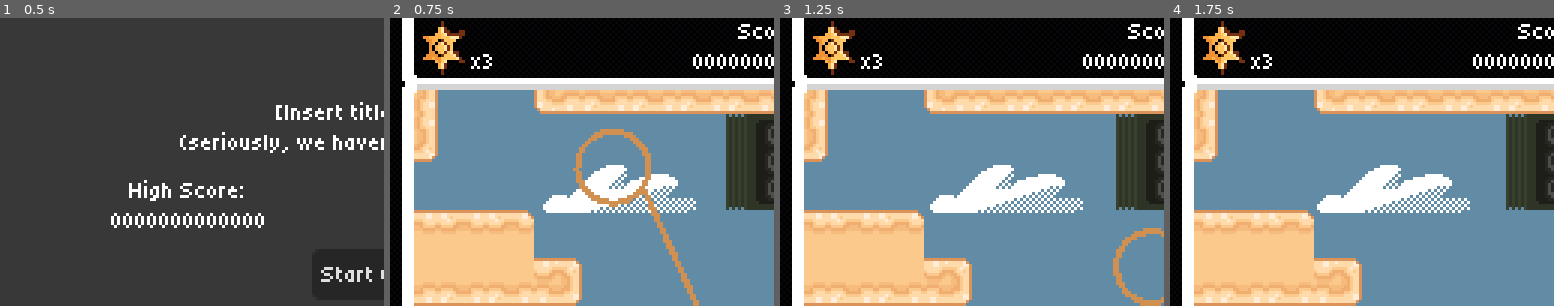
Above: before the commit, frames 1-4 (left to right).
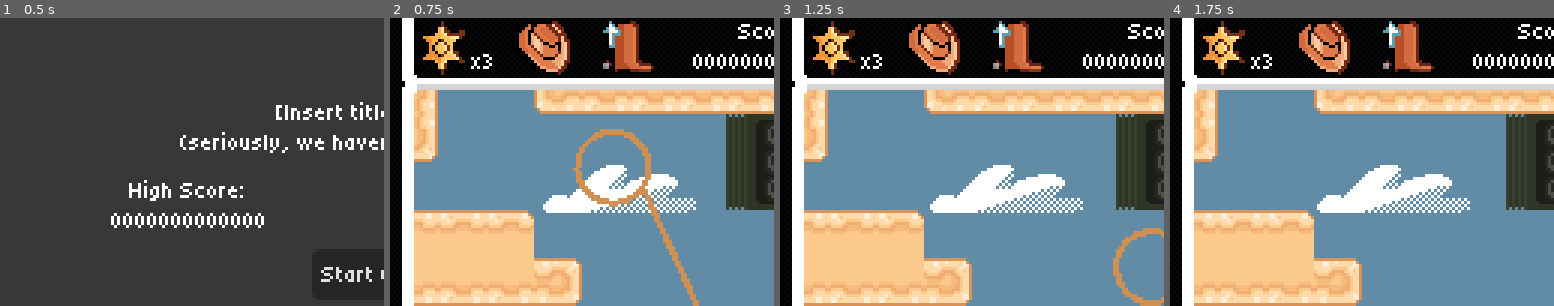
Above: after the commit, the same moments.

Repository: Jcodefox/GMTK-2025
Game: Godot game, scene res://scenes/topscenes/title_topscene.tscn
Same seed, same stepped clock (60 frames per second), same inputs: the game is played once before the commit and once after it.
Inputs (mouse positions are % of the whole screen's width and height, from its top left):
- Up to frame 1 (0.5 s): no input
- Up to frame 2 (0.75 s): click "Start Game" at 0.5 s
- Up to frame 3 (1.25 s): no input
- Up to frame 4 (1.75 s): move the mouse to (72, 45) at 1.27 s; press the mouse at (72, 45) at 1.28 s; hold D (move_right) from 1.28 s (still down); tap Space (move_jump) at 1.52 s
The pictures show only the part of the screen within x 0-50%, y 0-50%; the shares and areas given below are measured in that part.

Frame 1 is identical in both runs. In frame 2, 3.0% of the frame differs, in the area x 33-69%, y 1-20%; in frame 3, 3.0%; in frame 4, 3.0%.

Commit message:
Add (not yet functional) UI extra hit/jump sprites

Diff:
--- a/scenes/prefabs/hud.tscn
+++ b/scenes/prefabs/hud.tscn
@@ -1,8 +1,10 @@
-[gd_scene load_steps=4 format=3 uid="uid://des4eilq7pml8"]
+[gd_scene load_steps=6 format=3 uid="uid://des4eilq7pml8"]
 
 [ext_resource type="Theme" uid="uid://bk5ddumg2jusp" path="res://assets/style/text.tres" id="1_eo3kg"]
 [ext_resource type="Script" uid="uid://o4f3t1b6uml7" path="res://scripts/prefabs/hud.gd" id="1_ijk2n"]
 [ext_resource type="Texture2D" uid="uid://bqlcnggnpqoem" path="res://assets/art/ui_hud/sheriff_star.png" id="3_brmql"]
+[ext_resource type="Texture2D" uid="uid://2aw0o4hj63d0" path="res://assets/art/ui_hud/ui_hat.png" id="3_jxby8"]
+[ext_resource type="Texture2D" uid="uid://xnccibcjwepn" path="res://assets/art/ui_hud/ui_boot.png" id="4_iahu7"]
 
 [node name="HUD" type="Control"]
 process_mode = 3
@@ -12,6 +14,18 @@
 offset_right = 247.0
 offset_bottom = 20.0
 script = ExtResource("1_ijk2n")
+
+[node name="NumberOfLives" type="Sprite2D" parent="."]
+position = Vector2(8, 10)
+texture = ExtResource("3_brmql")
+
+[node name="HasExtraHit" type="Sprite2D" parent="."]
+position = Vector2(42, 10)
+texture = ExtResource("3_jxby8")
+
+[node name="HasExtraJump" type="Sprite2D" parent="."]
+position = Vector2(70, 10)
+texture = ExtResource("4_iahu7")
 
 [node name="HBoxContainer" type="HBoxContainer" parent="."]
 custom_minimum_size = Vector2(238, 20)
@@ -44,7 +58,3 @@
 text = "Time:
 00:00"
 horizontal_alignment = 2
-
-[node name="SheriffStar" type="Sprite2D" parent="."]
-position = Vector2(8, 10)
-texture = ExtResource("3_brmql")
